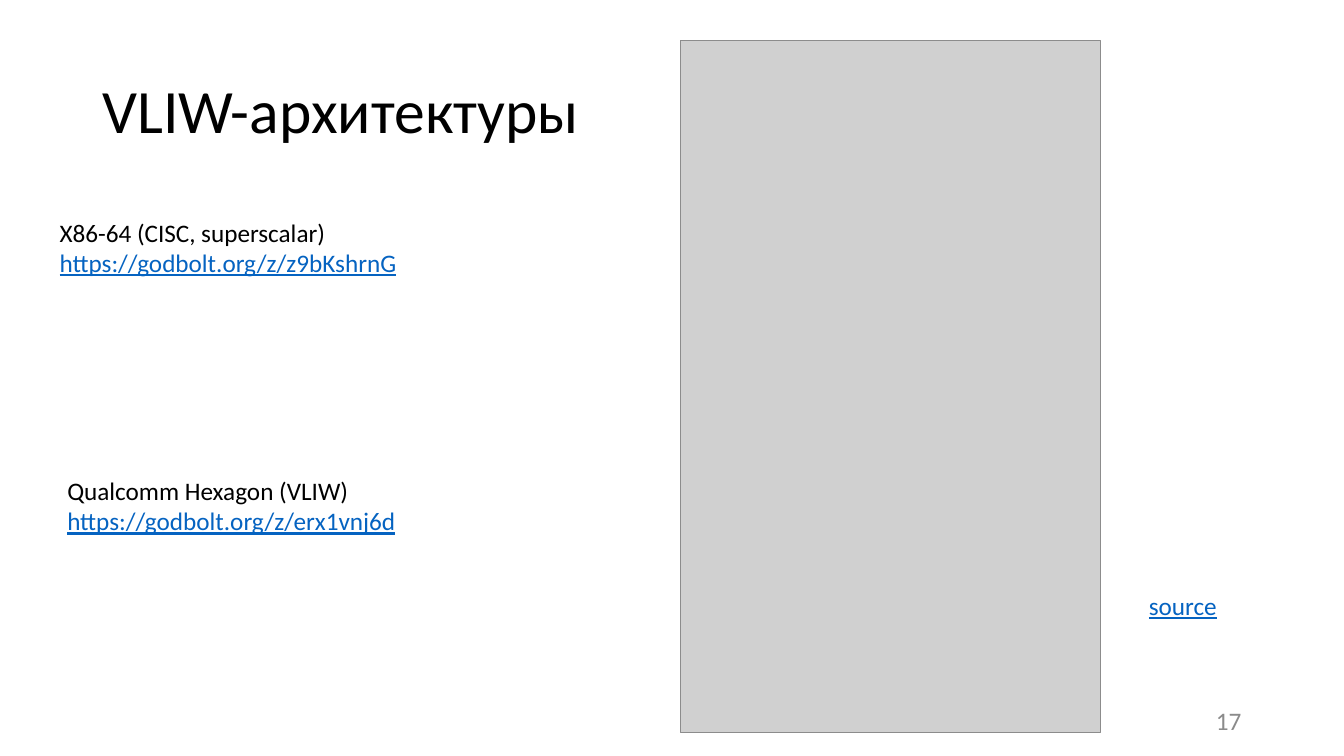
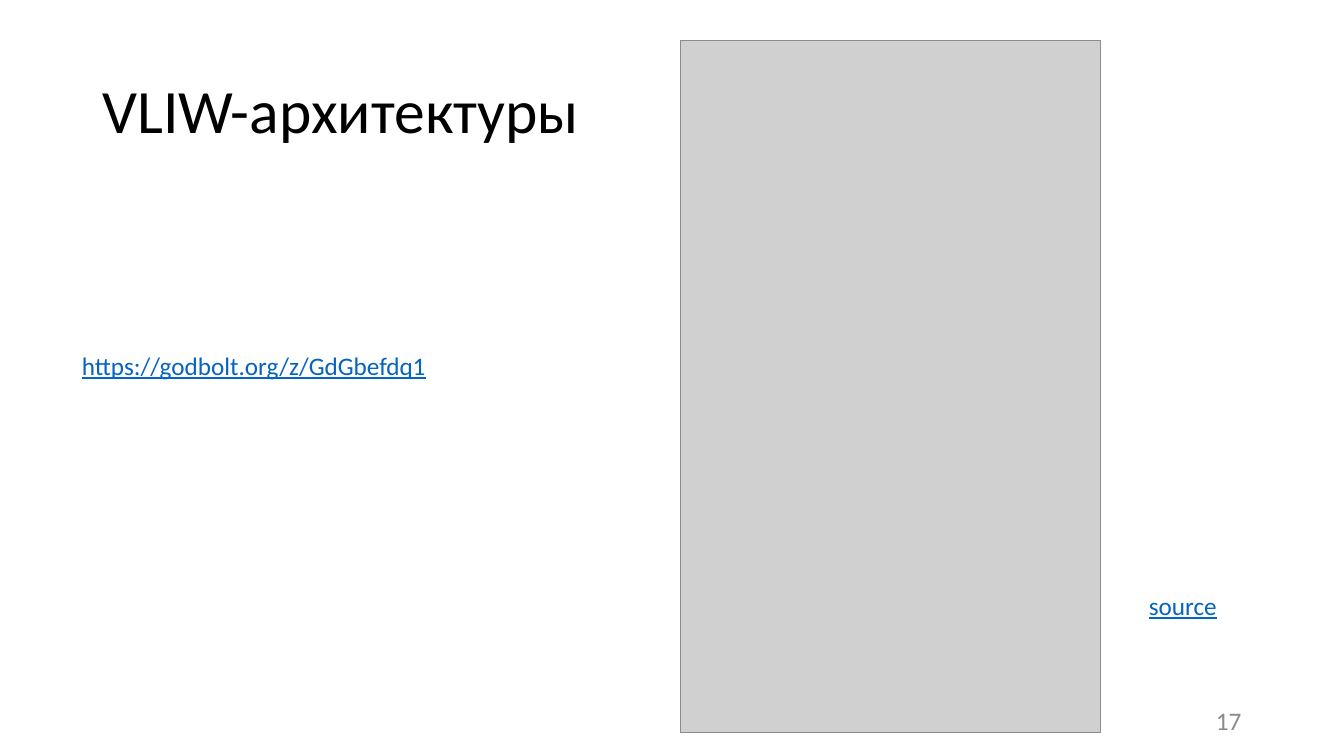
Before and after one commit to itsecd/low-level-programming, a slide deck: slide 17 of Lectures/10.CISC_RISC_ARM/Lecture10.pptx. Drawn at 1344x756 pixels with LibreOffice and Linux fonts; fonts in the diff are those of the drawing; grey boxes stand for pictures. Boxes give left, top, right and bottom in pixels: in the first picture for what was removed or moved away, otherwise in the second. Text is boxed around its words. In the diff, an @@ line names an element or a change of style, - is before the commit and + after.

```diff
--- a/Lectures/10.CISC_RISC_ARM/Lecture10.pptx
+++ b/Lectures/10.CISC_RISC_ARM/Lecture10.pptx
@@ text removed at box(60, 223, 397, 277) @@
-X86-64 (CISC, superscalar)
-https://godbolt.org/z/z9bKshrnG
@@ text at box(82, 357, 426, 380): text changed @@
-Qualcomm Hexagon (VLIW)
-https://godbolt.org/z/erx1vnj6d
+https://godbolt.org/z/GdGbefdq1
```
Also in this commit, not shown: 2 other slides changed, 5 other files.
